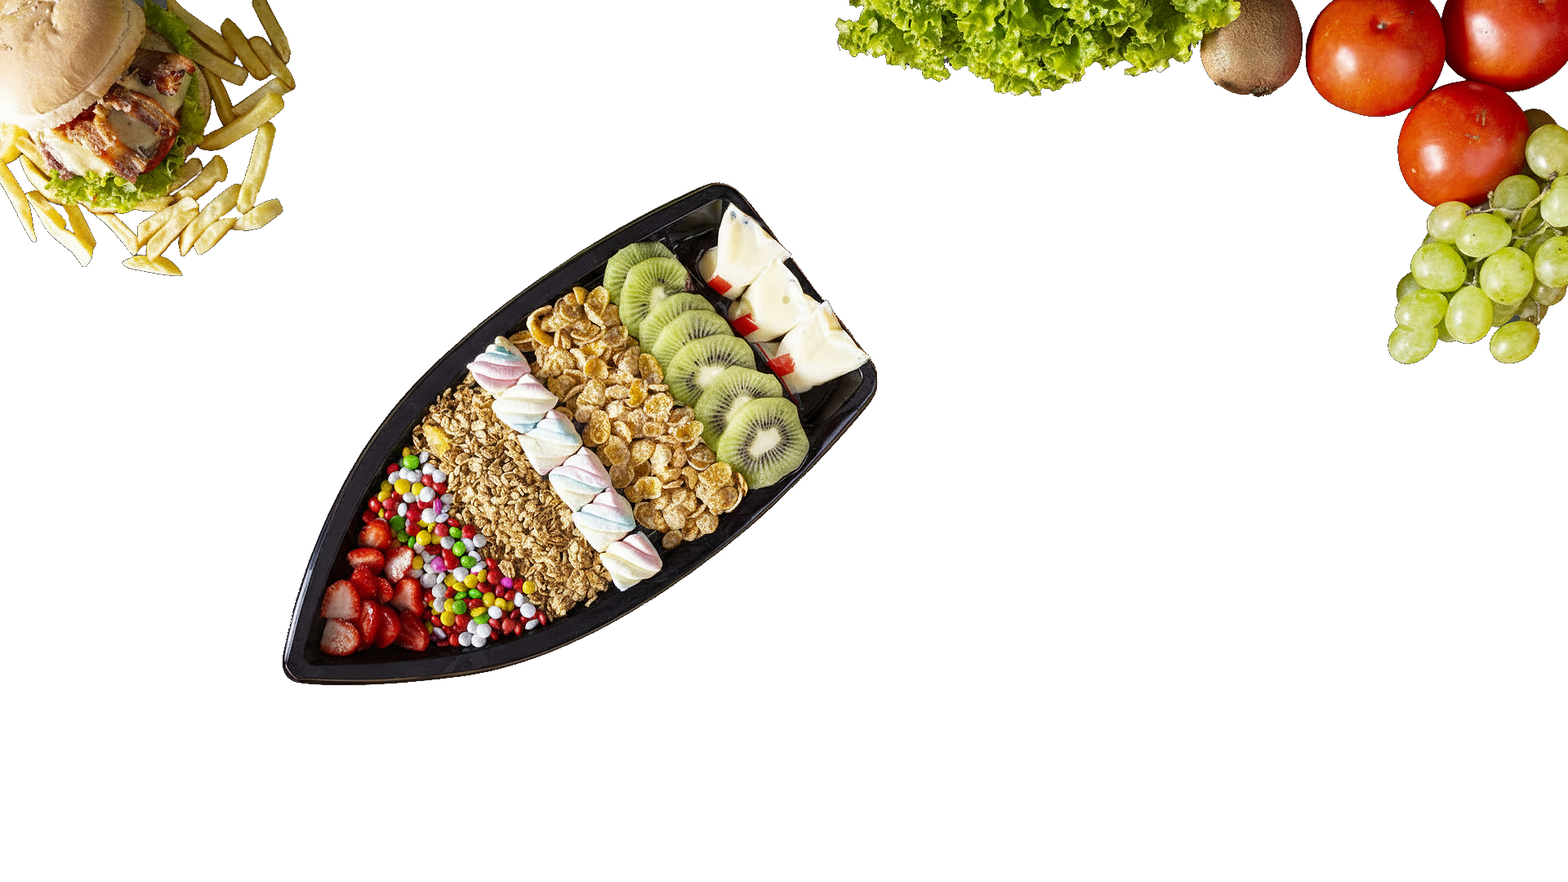
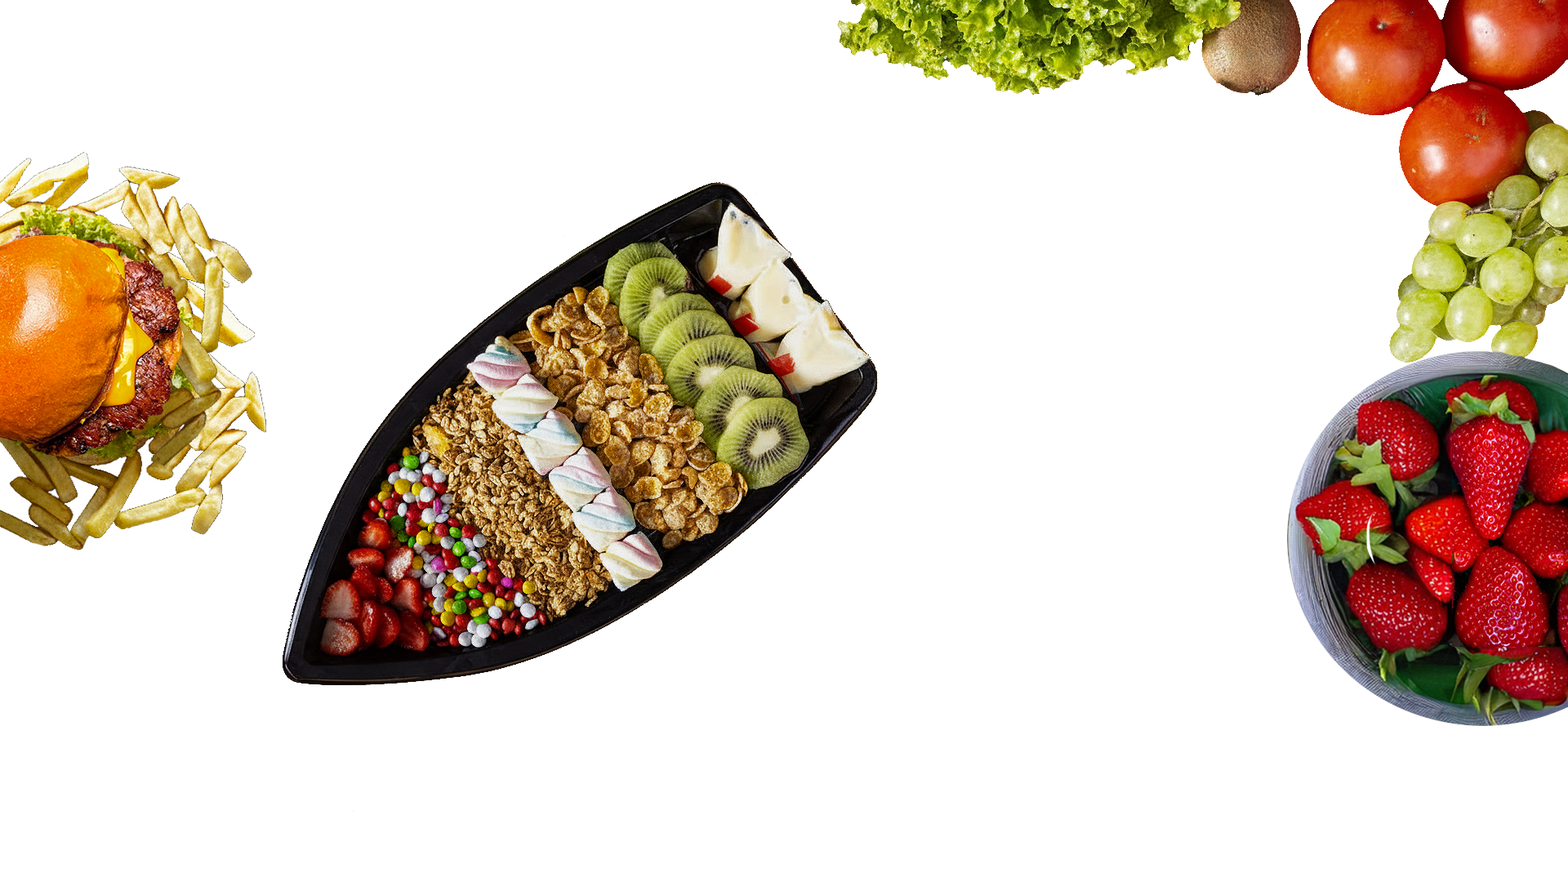
Layer changes from the first w=1568, h=882 image to the second:
added group "Group 2" with 9 layers over bbox(0, 0, 1568, 812)
added layer "Layer 6" in group "Group 2" over bbox(1287, 351, 1568, 727)
added layer "Layer 7" in group "Group 2" over bbox(1510, 300, 1546, 333)
moved "Layer 2" into group "Group 2", painted on it over bbox(834, 0, 1568, 365)
moved "Layer 4" into group "Group 2", painted on it over bbox(282, 182, 878, 686)
added layer "Layer 5" in group "Group 2" over bbox(0, 234, 185, 458)
added layer "Background" (1st of 2, in "Group 2") in group "Group 2" over bbox(0, 151, 566, 467)
moved "Background" (2nd of 2, in "Group 2") into group "Group 2", painted on it over bbox(0, 0, 565, 812)